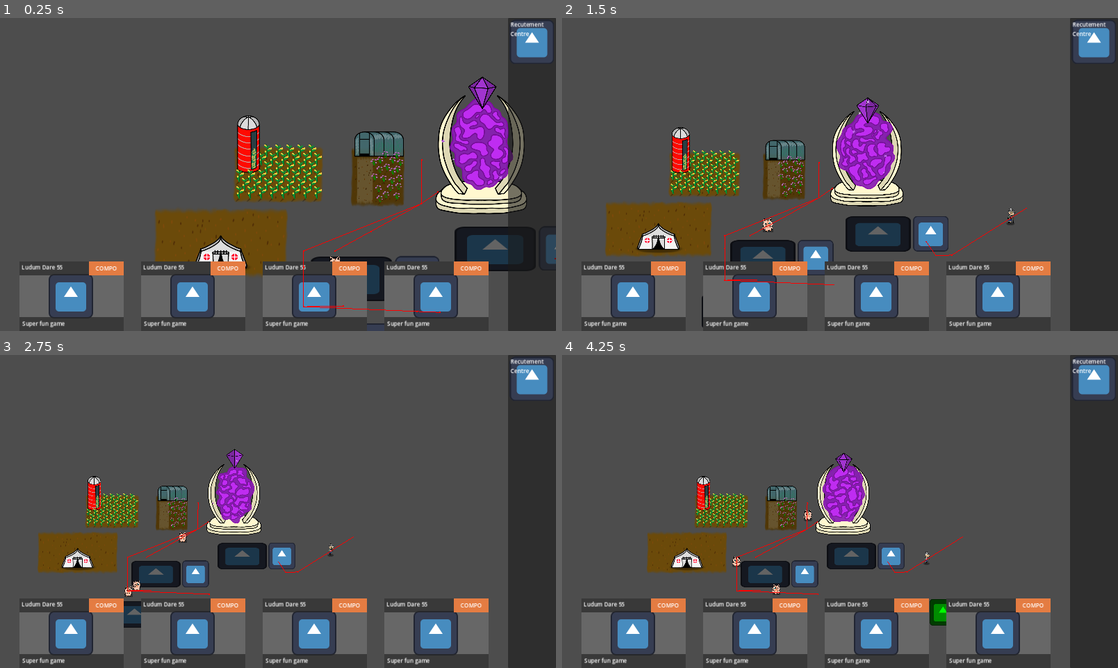
Above: before the commit, frames 1-4 (two rows, left to right).
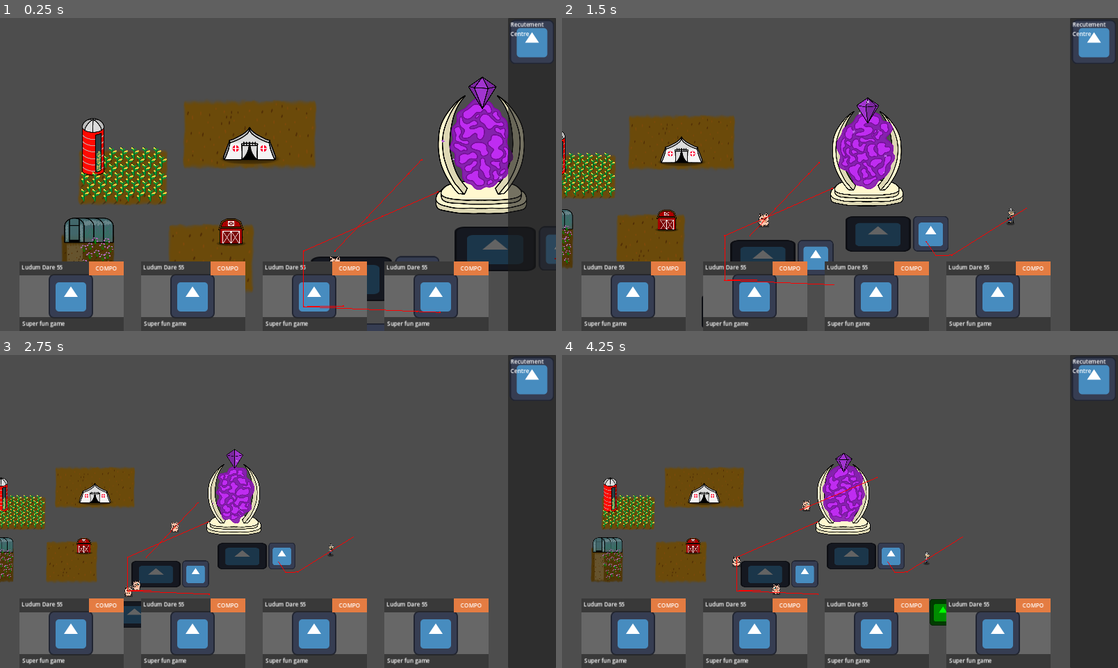
Above: after the commit, the same moments.

Repository: CiaranWoodward/LD55
Game: Godot game, scene res://Map/GameMap.tscn
The game is run twice, just before and just after one commit, with the same random seed, the same clock (stepped at 60 frames per second) and the same inputs. The engine's default icon, where the game draws it, is replaced by a stand-in: a white triangle on a blue panel in a dark square.
Inputs (mouse positions are in pixels of both pictures, inside the frame that each line leads up to):
- Up to frame 1 (0.25 s): no input
- Up to frame 2 (1.5 s): move the mouse to (962, 158) at 0.52 s; hold Right (ui_right) 0.53-1.25 s; hold Mouse wheel down (zoom_in) 0.53-1.25 s; click (962, 158) at 0.67 s; drag from (728, 190) to (801, 259) at 1.27 s
- Up to frame 3 (2.75 s): move the mouse to (333, 442) at 2.02 s; hold Right (ui_right) from 2.03 s (still down); hold Mouse wheel down (zoom_in) from 2.03 s (still down)
- Up to frame 4 (4.25 s): release Right (ui_right) at 2.75 s; release Mouse wheel down (zoom_in) at 2.75 s; drag from (812, 574) to (795, 498) at 2.77 s; move the mouse to (1006, 558) at 3.52 s; hold Left (ui_left) from 3.53 s (still down); hold Mouse wheel down (zoom_in) from 3.53 s (still down)

The runs differ from the first frame. In frame 1, 16% of the frame differs, in the area x 11-79%, y 26-88%; in frame 2, 10%; in frame 3, 6.1%; in frame 4, 6.8%.

Commit message:
created sheep barn scene

Diff:
--- /dev/null
+++ b/Buildings/SheepBarn.gd
@@ -0,0 +1,23 @@
+extends ProductionBuilding
+
+# Called when the node enters the scene tree for the first time.
+func _ready():
+	super._ready()
+
+# Called every frame. 'delta' is the elapsed time since the previous frame.
+func _process(delta):
+	super._process(delta)
+
+func do_build():
+	super.do_build()
+	change_inventory_count(Global.ResourceType.CORN, 1)
+	change_queue_count(Global.ResourceType.CORN, 1)
+	change_queue_count(Global.ResourceType.CAT, -1)
+
+func handle_character(character: BaseCharacter):
+	if (character is Cat):
+		if (character.has_resource(Global.ResourceType.CAT)):
+			character.give_resource(Global.ResourceType.CORN)
+			change_inventory_count(Global.ResourceType.CORN, -1)
+			change_queue_count(Global.ResourceType.CORN, -1)
+			change_queue_count(Global.ResourceType.CAT, 1)
--- /dev/null
+++ b/Buildings/SheepBarn.tscn
@@ -0,0 +1,81 @@
+[gd_scene load_steps=10 format=3 uid="uid://iynercm4q834"]
+
+[ext_resource type="Script" path="res://Buildings/SheepBarn.gd" id="1_nhbl4"]
+[ext_resource type="Texture2D" uid="uid://dp4ghly3jtsek" path="res://Graphics/Buildings/Ground0000.png" id="2_s8ugd"]
+[ext_resource type="Texture2D" uid="uid://ewhg68vdj3ix" path="res://Graphics/Buildings/GroundFlecks0000.png" id="3_iijf8"]
+[ext_resource type="Texture2D" uid="uid://0el1k285e4s2" path="res://Graphics/Buildings/PortalParticle0000.png" id="4_t7fkl"]
+[ext_resource type="Texture2D" uid="uid://dayfqowek4tpm" path="res://Graphics/Buildings/SheepBarn/Colour0000.png" id="5_8qhux"]
+[ext_resource type="Texture2D" uid="uid://dalbrdtds7r7l" path="res://Graphics/Buildings/SheepBarn/Barn0000.png" id="6_t7vaq"]
+[ext_resource type="Texture2D" uid="uid://b8vnf37iqu7dc" path="res://Graphics/Buildings/SheepBarn/Frames0000.png" id="7_5wy3g"]
+
+[sub_resource type="RectangleShape2D" id="RectangleShape2D_p2y8g"]
+size = Vector2(249.188, 202)
+
+[sub_resource type="NavigationPolygon" id="NavigationPolygon_rd5b6"]
+vertices = PackedVector2Array(162, 84, -58, 84, -56, -83, 58, -2, 161, -2, 56, -83)
+polygons = Array[PackedInt32Array]([PackedInt32Array(0, 1, 2, 3), PackedInt32Array(3, 4, 0), PackedInt32Array(5, 3, 2)])
+outlines = Array[PackedVector2Array]([PackedVector2Array(172, 94, 171, -12, 81, -11, 81, -95, -66, -94, -68, 94)])
+source_geometry_group_name = &"navigation_polygon_source_group"
+
+[node name="SheepBarn" type="Node2D"]
+script = ExtResource("1_nhbl4")
+
+[node name="Graphic" type="Node2D" parent="."]
+y_sort_enabled = true
+
+[node name="Ground" type="Node2D" parent="Graphic"]
+z_index = -1
+scale = Vector2(-1.56023, -1.70228)
+
+[node name="Back" type="Sprite2D" parent="Graphic/Ground"]
+self_modulate = Color(0.419608, 0.290196, 0.0392157, 1)
+position = Vector2(-0.380506, -0.297506)
+scale = Vector2(0.810496, 1.23167)
+texture = ExtResource("2_s8ugd")
+
+[node name="Flecks" type="Sprite2D" parent="Graphic/Ground"]
+self_modulate = Color(0.498039, 0.286275, 0.0392157, 1)
+position = Vector2(-0.380517, -0.297504)
+scale = Vector2(0.818106, 1.23167)
+texture = ExtResource("3_iijf8")
+
+[node name="Barn" type="Node2D" parent="Graphic"]
+position = Vector2(58, -42)
+scale = Vector2(0.4, 0.4)
+
+[node name="Shadow" type="Sprite2D" parent="Graphic/Barn"]
+self_modulate = Color(0, 0, 0, 0.607843)
+position = Vector2(0, -5)
+scale = Vector2(4.45186, 0.937689)
+texture = ExtResource("4_t7fkl")
+
+[node name="Fill" type="Sprite2D" parent="Graphic/Barn"]
+self_modulate = Color(0.682353, 0, 0, 1)
+position = Vector2(0, -92.5)
+texture = ExtResource("5_8qhux")
+
+[node name="Frames" type="Sprite2D" parent="Graphic/Barn"]
+position = Vector2(0, -92.5)
+scale = Vector2(1, 1)
+texture = ExtResource("7_5wy3g")
+
+[node name="Barn" type="Sprite2D" parent="Graphic/Barn"]
+self_modulate = Color(0.431373, 0.231373, 0.0352941, 1)
+position = Vector2(0, -92.5)
+texture = ExtResource("6_t7vaq")
+
+[node name="BuildPrevention" type="Area2D" parent="."]
+visible = false
+collision_layer = 3
+
+[node name="BuildPreventionShape" type="CollisionShape2D" parent="BuildPrevention"]
+shape = SubResource("RectangleShape2D_p2y8g")
+
+[node name="Polygon2D" type="Polygon2D" parent="." groups=["navigation_blocking_group"]]
+color = Color(1, 1, 1, 0)
+polygon = PackedVector2Array(-116, -94, 123, -92, 123, -47, 45, -47, 45, -13, 122, -13, 121, 94, -114, 92)
+
+[node name="WorkingNavigationRegion" type="NavigationRegion2D" parent="."]
+position = Vector2(-52, -1)
+navigation_polygon = SubResource("NavigationPolygon_rd5b6")
+navigation_layers = 2
--- a/Map/GameMap.tscn
+++ b/Map/GameMap.tscn
@@ -14,6 +14,7 @@
 [ext_resource type="PackedScene" uid="uid://c52obgi0jrhc1" path="res://Buildings/CornField.tscn" id="10_3752r"]
 [ext_resource type="PackedScene" uid="uid://xwnmbnqormf4" path="res://Buildings/HerbGarden.tscn" id="13_fryhv"]
 [ext_resource type="PackedScene" uid="uid://radowl65xsta" path="res://Buildings/FieldHospital.tscn" id="14_aa4xp"]
+[ext_resource type="PackedScene" uid="uid://iynercm4q834" path="res://Buildings/SheepBarn.tscn" id="15_bx6hf"]
 
 [sub_resource type="NavigationPolygon" id="NavigationPolygon_imvrd"]
 outlines = Array[PackedVector2Array]([PackedVector2Array(-571, -416, 1749, -422, 1799, 1434, -652, 1424)])
@@ -80,9 +81,13 @@
 position = Vector2(735, 1112)
 
 [node name="CornField" parent="." instance=ExtResource("10_3752r")]
+position = Vector2(-447, 8)
 
 [node name="HerbGarden" parent="." instance=ExtResource("13_fryhv")]
-position = Vector2(287, 6)
+position = Vector2(-548, 254)
 
 [node name="FieldHospital" parent="." instance=ExtResource("14_aa4xp")]
-position = Vector2(-164, 197)
+position = Vector2(-81, -115)
+
+[node name="SheepBarn" parent="." instance=ExtResource("15_bx6hf")]
+position = Vector2(-193, 242)
Binary file changed: Graphics/Buildings/SheepBarn/Colour0000.png
Binary file changed: Graphics/Buildings/SheepBarn/Frames0000.png
Not shown: 1 places in Map/GameMap.tscn that only renumber resources
Not shown, changed: Graphics/Environment.kra
